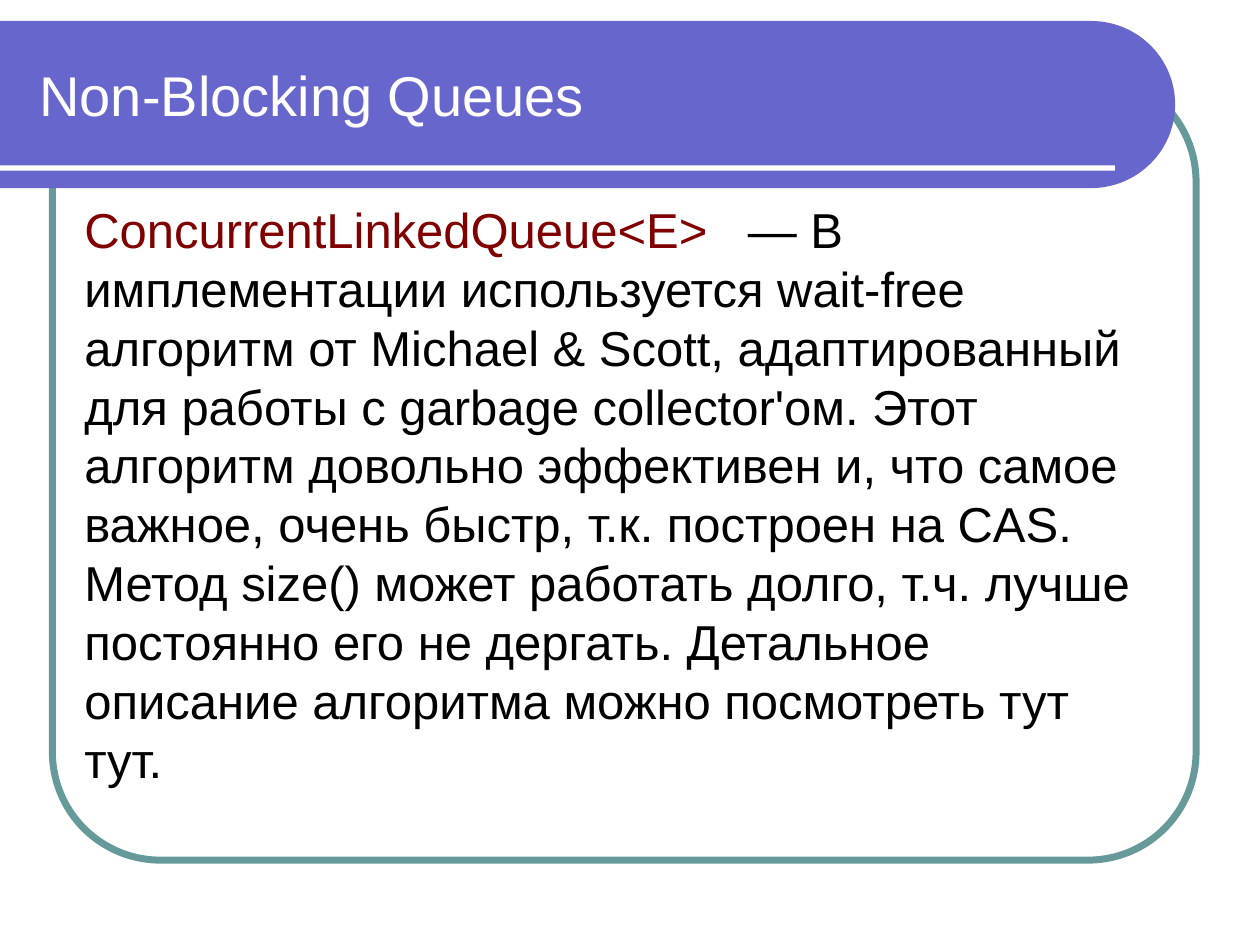
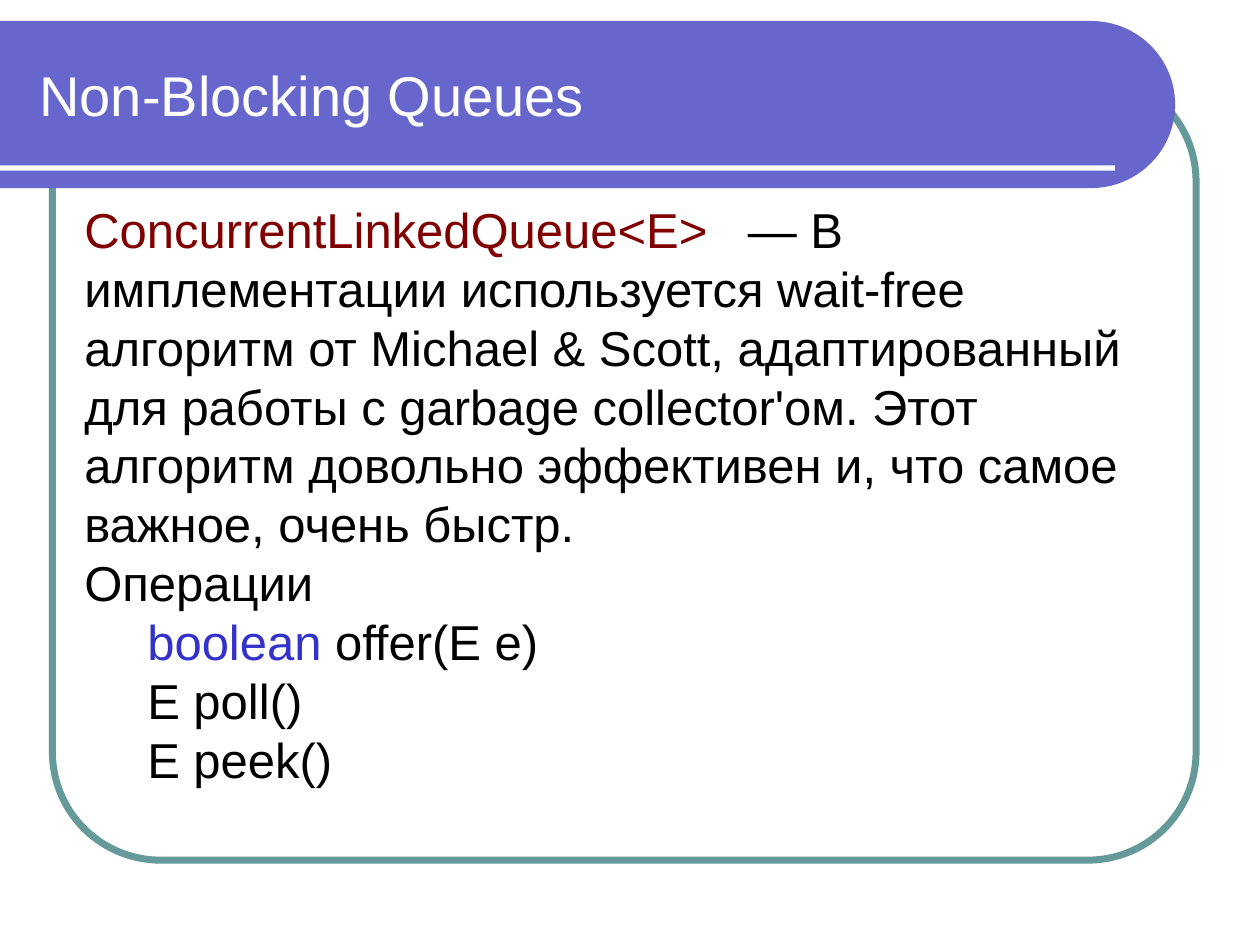
Before and after one commit to maxchv/JavaLessons, a slide deck: slide 107 of Lesson15/Modul 11 Vychislitelnye potoki.pptx (slide 100 before the commit). Drawn at 1260x945 pixels with LibreOffice and Linux fonts; fonts in the diff are those of the drawing. Boxes give left, top, right and bottom in pixels: in the first picture for what was removed or moved away, otherwise in the second. Text is boxed around its words. In the diff, an @@ line names an element or a change of style, - is before the commit and + after.

```diff
--- a/Lesson15/Modul 11 Vychislitelnye potoki.pptx
+++ b/Lesson15/Modul 11 Vychislitelnye potoki.pptx
@@ text at <box>84,212,1121,788</box>: text changed @@
-ConcurrentLinkedQueue<E> — В имплементации используется wait-free алгоритм от Michael & Scott, адаптированный для работы с garbage collector'ом. Этот алгоритм довольно эффективен и, что самое важное, очень быстр, т.к. построен на CAS. Метод size() может работать долго, т.ч. лучше постоянно его не дергать. Детальное описание алгоритма можно посмотреть тут тут.
+ConcurrentLinkedQueue<E> — В имплементации используется wait-free алгоритм от Michael & Scott, адаптированный для работы с garbage collector'ом. Этот алгоритм довольно эффективен и, что самое важное, очень быстр.
+Операции
+  boolean offer(E e)
+  E poll()
+  E peek()
```
Also in this commit, not shown: 2 other slides changed, 7 slides added, 1 slide removed, 1 other file.
